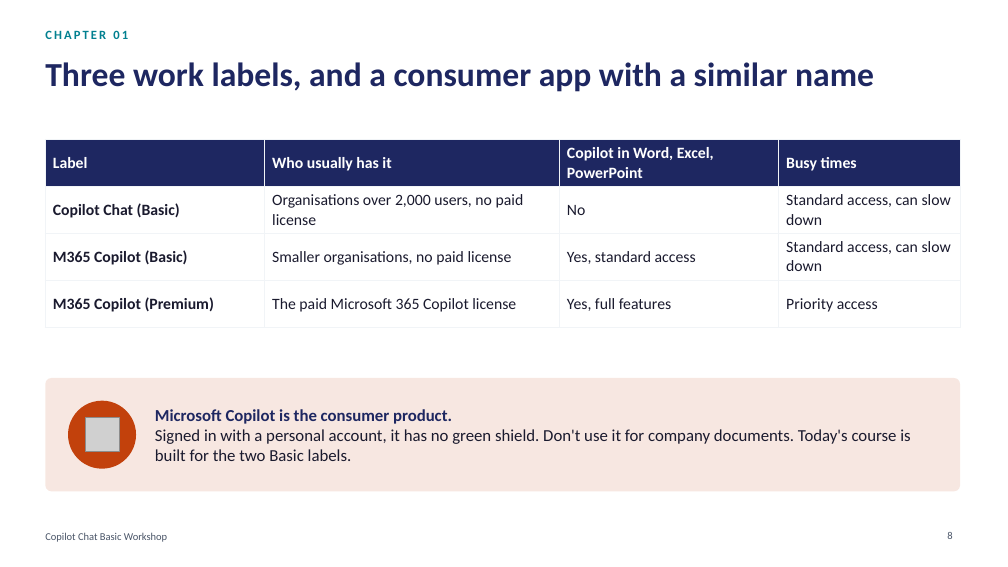
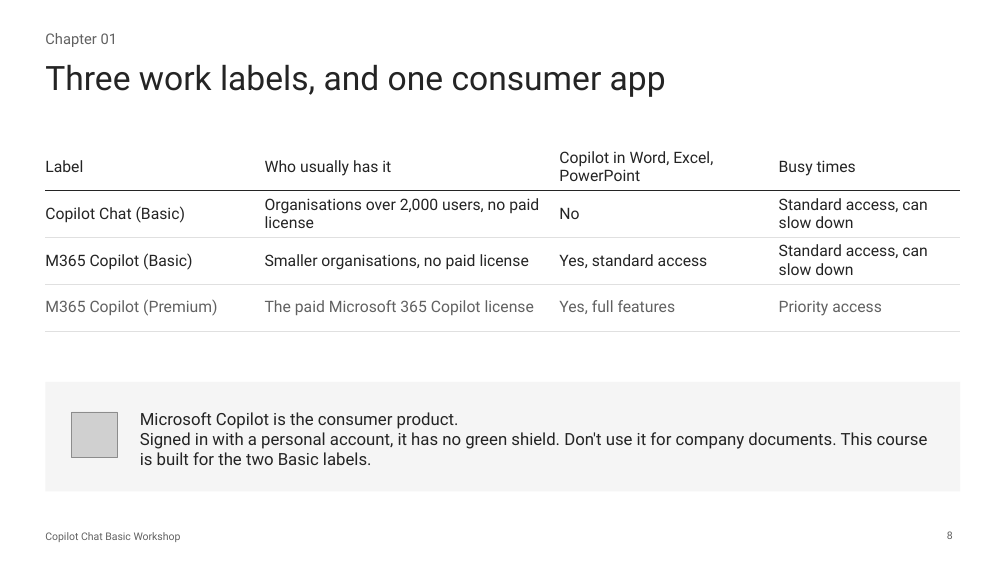
Before and after one commit to Asraf-JS/Copilot-Chat-Basic-Workshop, a slide deck: slide 8 of Copilot-Chat-Basic-Workshop-Deck.pptx. Drawn at 1008x567 pixels with LibreOffice and Linux fonts; fonts in the diff are those of the drawing; grey boxes stand for pictures. Boxes give left, top, right and bottom in pixels: in the first picture for what was removed or moved away, otherwise in the second. Text is boxed around its words. In the diff, an @@ line names an element or a change of style, - is before the commit and + after.

```diff
--- a/Copilot-Chat-Basic-Workshop-Deck.pptx
+++ b/Copilot-Chat-Basic-Workshop-Deck.pptx
@@ text at <box>45,33,118,47</box>: text changed; size 12 to 14 pt; font Calibri to Roboto; text colour #028090 to #616161; bold off @@
-CHAPTER 01
+Chapter 01
@@ title at <box>45,64,666,97</box>: text changed; font Calibri to Roboto; text colour #1E2761 to #242424; bold off @@
-Three work labels, and a consumer app with a similar name
+Three work labels, and one consumer app
@@ table at <box>45,144,960,320</box> @@
@@ fill #1E2761 to none in row 1 @@
@@ fill #FFFFFF to none in 12 cells @@
@@ font Calibri to Roboto @@
@@ text colour #FFFFFF to #242424 in "Label", "Who usually has it", "Copilot in Word, Excel, PowerPoint", "Busy times" @@
@@ bold off in "Label", "Who usually has it", "Copilot in Word, Excel, PowerPoint", "Busy times" and 3 more places @@
@@ text colour #1A1A2E to #242424 in "Copilot Chat (Basic)", "Organisations over 2,000 users, no paid license", "No", "Standard access, can slow down" and 4 more places @@
@@ text colour #1A1A2E to #616161 in "M365 Copilot (Premium)", "The paid Microsoft 365 Copilot license", "Yes, full features", "Priority access" @@
@@ borders changed @@
@@ table: place and size @@
-table at <box>45,140,960,316</box>
+table at <box>45,144,960,320</box>
@@ rectangle: place and size @@
-rectangle at <box>45,378,960,492</box>
+rectangle at <box>45,382,960,492</box>
@@ rectangle at <box>45,382,960,492</box>: rounded rectangle to rectangle; fill #C2410C at 12% opacity to #F5F5F5 @@
@@ ellipse removed at <box>68,401,136,469</box> @@
@@ picture: place and size @@
-picture at <box>85,418,119,452</box>
+picture at <box>72,412,117,457</box>
@@ text at <box>140,412,459,429</box>: font Calibri to Roboto, text colour #1E2761 to #242424, bold off in "Microsoft Copilot is the consumer product." @@
@@ text "Microsoft Copilot is the consumer ...": place and size @@
-text "Microsoft Copilot is the consumer ..." at <box>155,409,910,461</box>
+text "Microsoft Copilot is the consumer ..." at <box>140,412,928,465</box>
@@ text at <box>140,432,928,465</box>: text changed; font Calibri to Roboto; text colour #1A1A2E to #242424 @@
-Signed in with a personal account, it has no green shield. Don't use it for company documents. Today's course is built for the two Basic labels.
+Signed in with a personal account, it has no green shield. Don't use it for company documents. This course is built for the two Basic labels.
@@ text "Copilot Chat Basic Workshop" at <box>45,532,181,542</box>: font Calibri to Roboto, text colour #4A5568 to #616161 @@
@@ page number at <box>947,531,953,539</box>: font Calibri to Roboto, text colour #4A5568 to #616161 @@
```
Also in this commit, not shown: 49 other slides changed, 2 other files.
